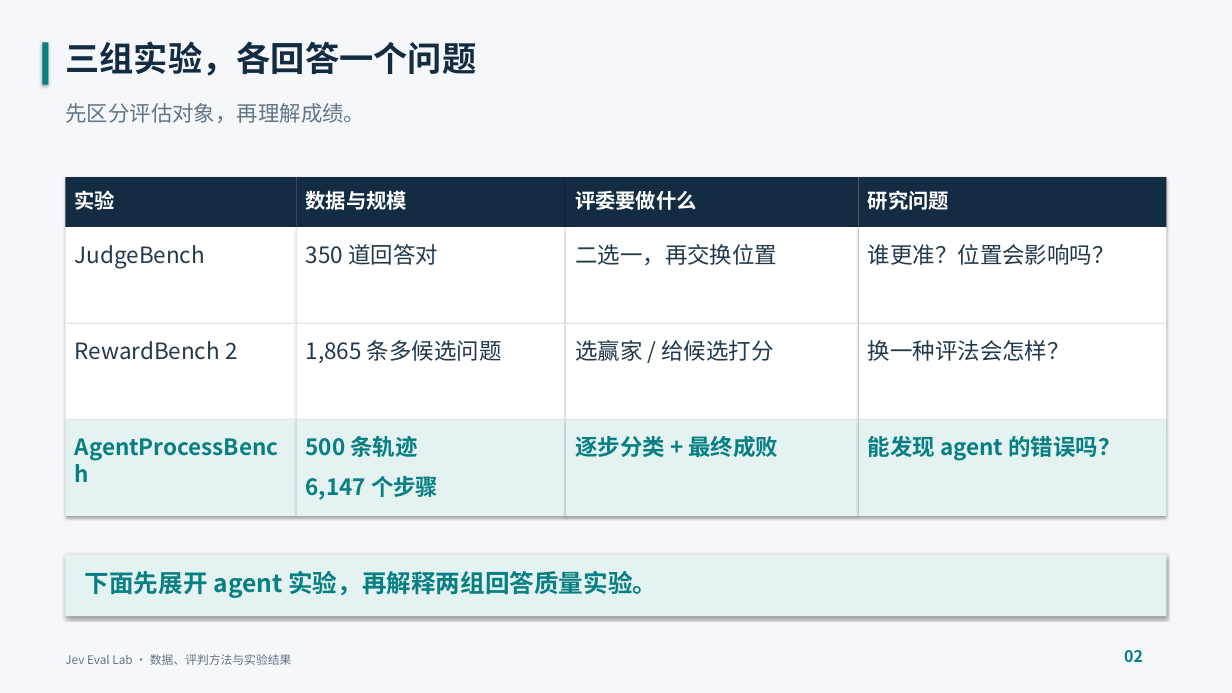
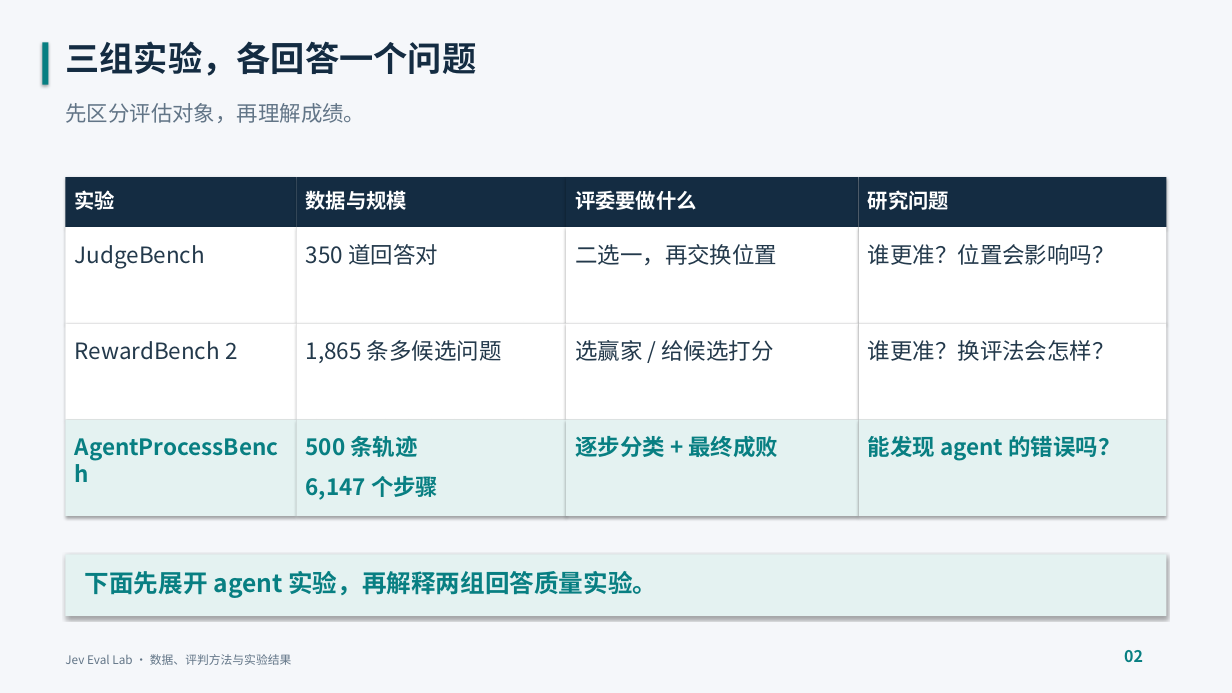
Before and after one commit to soraaa013-ops/jev-eval-lab, a slide deck: slide 2 of report/jev-eval-lab-experiments.pptx. Drawn at 1232x693 pixels with LibreOffice and Linux fonts; fonts in the diff are those of the drawing. Boxes give left, top, right and bottom in pixels: in the first picture for what was removed or moved away, otherwise in the second. Text is boxed around its words. In the diff, an @@ line names an element or a change of style, - is before the commit and + after.

```diff
--- a/report/jev-eval-lab-experiments.pptx
+++ b/report/jev-eval-lab-experiments.pptx
@@ text at (868,340,1115,361): text changed @@
-换一种评法会怎样？
+谁更准？换评法会怎样？
```
Also in this commit, not shown: 11 other slides changed, 3 slides added, 1 slide removed, 12 other files.
